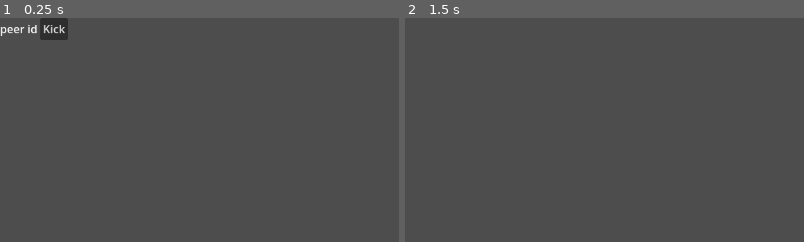
Above: before the commit, frames 1-2 (left to right).
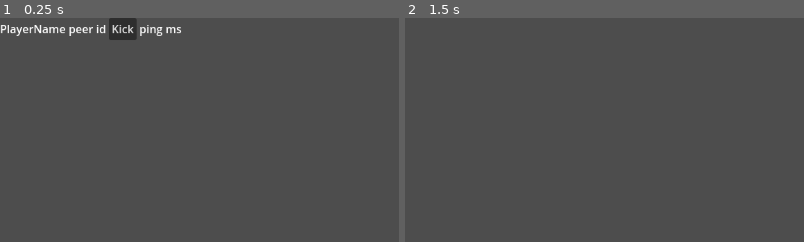
Above: after the commit, the same moments.

Repository: Travh98/SaW_Server
Game: Godot game, scene res://ui/client_controls.tscn
The game is run twice, just before and just after one commit, with the same random seed, the same clock (stepped at 60 frames per second) and the same inputs. This scene is started directly instead of the project's main scene.
Inputs:
- Up to frame 1 (0.25 s): no input
- Up to frame 2 (1.5 s): click "Kick" at 0.5 s; tap Enter at 1.25 s
The pictures show only the part of the screen within x 0-50%, y 0-50%; the shares and areas given below are measured in that part.

The runs differ from the first frame. In frame 1, 1.9% of the frame differs, in the area x 0-46%, y 0-10%; in frame 2, nothing differs.

Commit message:
syncing name and ping

Diff:
--- a/game_tree.gd
+++ b/components/game_tree.gd
@@ -3,6 +3,10 @@
 
 @onready var players: Node = $Players
 @onready var client_controls_list: Control = $PlayerList/MarginContainer/HBoxContainer/ClientControlsList
+
+func _ready():
+	Server.ping_reported.connect(on_ping_reported)
+
 
 func add_client_controls(peer_id: int):
 	var controls = preload("res://ui/client_controls.tscn").instantiate()
@@ -16,3 +20,15 @@
 	for child in client_controls_list.get_children():
 		if child.name == str(peer_id):
 			child.queue_free()
+
+
+func on_ping_reported(id: int, p: float):
+	for child in client_controls_list.get_children():
+		if child.name == str(id):
+			child.update_ping(p)
+
+
+func update_client_name(peer_id: int, new_name: String):
+	for child in client_controls_list.get_children():
+		if child.name == str(peer_id):
+			child.update_name(new_name)
--- a/game_tree.tscn
+++ b/components/game_tree.tscn
@@ -1,6 +1,6 @@
 [gd_scene load_steps=2 format=3 uid="uid://lo0cvhptefq6"]
 
-[ext_resource type="Script" path="res://game_tree.gd" id="1_62xxo"]
+[ext_resource type="Script" path="res://components/game_tree.gd" id="1_62xxo"]
 
 [node name="GameTree" type="Node"]
 script = ExtResource("1_62xxo")
@@ -37,3 +37,9 @@
 [node name="Label" type="Label" parent="PlayerList/MarginContainer/HBoxContainer/ClientControlsList"]
 layout_mode = 2
 text = "Clients"
+
+[node name="CurrentLevel" type="Node" parent="."]
+
+[node name="Level" type="Node" parent="CurrentLevel"]
+
+[node name="NPCs" type="Node" parent="CurrentLevel/Level"]
--- a/server.gd
+++ b/components/server.gd
@@ -1,6 +1,8 @@
 extends Node
 
 ## Inspired by tutorial: https://www.youtube.com/watch?v=lnFN6YabFKg&list=PLZ-54sd-DMAKU8Neo5KsVmq8KtoDkfi4s
+
+signal ping_reported(peer_id: int, ping: float)
 
 var network: ENetMultiplayerPeer = ENetMultiplayerPeer.new()
 var port: int = 25026
@@ -32,10 +34,12 @@
 	# Spawn a corresponding player node for the server to keep track
 	add_player_character(new_peer_id)
 
+	spawn_existing_entities.rpc_id(new_peer_id)
+
 
 func add_player_character(peer_id: int):
 	connected_peer_ids.append(peer_id)
-	var player_char = preload("res://player/player.tscn").instantiate()
+	var player_char = preload("res://entities/player/player.tscn").instantiate()
 	player_char.set_multiplayer_authority(peer_id)
 	game_tree.players.add_child(player_char)
 
@@ -52,6 +56,27 @@
 
 	# Update Server GUI
 	game_tree.remove_client_controls(peer_id)
+
+
+func kick_peer(peer_id: int):
+	print("Kicking user: ", str(peer_id))
+	multiplayer.multiplayer_peer.disconnect_peer(peer_id, true)
+	on_peer_disconnected(peer_id)
+
+
+func search_for_game_tree() -> bool:
+	for child in get_tree().root.get_children():
+		if child is GameTree:
+			game_tree = child
+	if game_tree == null:
+		push_warning("No game tree found")
+		return false
+	return true
+
+
+func on_client_name_changed(peer_id: int, new_name: String):
+	game_tree.update_client_name(peer_id, new_name)
+	print("Client ", peer_id, " changed name to: ", new_name)
 
 
 @rpc("call_remote")
@@ -79,18 +104,23 @@
 	pass
 
 
-func kick_peer(peer_id: int):
-	print("Kicking user: ", str(peer_id))
-	multiplayer.multiplayer_peer.disconnect_peer(peer_id, true)
-	on_peer_disconnected(peer_id)
+@rpc("any_peer")
+func report_ping_to_server(peer_id: int, ping: float):
+	ping_reported.emit(peer_id, ping)
 
 
+@rpc("any_peer")
+func peer_name_changed(peer_id: int, new_name: String):
+	on_client_name_changed(peer_id, new_name)
+	pass
 
-func search_for_game_tree() -> bool:
-	for child in get_tree().root.get_children():
-		if child is GameTree:
-			game_tree = child
-	if game_tree == null:
-		push_warning("No game tree found")
-		return false
-	return true
+
+## Tutorial for Networked NPCs: https://www.youtube.com/watch?v=87TRvg9TSMc&list=PLRe0l8OGr7rcFTsWm3xyfCOP4NpH72vB1&index=5
+@rpc("call_remote")
+func spawn_new_entity(ent_name: String, global_pos: Vector3):
+	pass
+
+
+@rpc("call_remote")
+func spawn_existing_entities(entities: Array):
+	pass
--- a/server.tscn
+++ b/components/server.tscn
@@ -1,6 +1,6 @@
 [gd_scene load_steps=2 format=3 uid="uid://b2w23p15fiyns"]
 
-[ext_resource type="Script" path="res://server.gd" id="1_rox3g"]
+[ext_resource type="Script" path="res://components/server.gd" id="1_rox3g"]
 
 [node name="Server" type="Node"]
 script = ExtResource("1_rox3g")
--- /dev/null
+++ b/entities/npcs/npc.gd
@@ -0,0 +1 @@
+extends Node
--- /dev/null
+++ b/entities/npcs/npc.tscn
@@ -0,0 +1,3 @@
+[gd_scene format=3 uid="uid://bt87sspk6i3k1"]
+
+[node name="NPC" type="Node"]
--- a/player/player.tscn
+++ b/entities/player/player.tscn
@@ -1,7 +1,7 @@
 [gd_scene load_steps=4 format=3 uid="uid://bgtdgb33a17sn"]
 
-[ext_resource type="Script" path="res://player/player.gd" id="1_f27be"]
-[ext_resource type="Script" path="res://player/player_synchronizer.gd" id="2_e65ta"]
+[ext_resource type="Script" path="res://entities/player/player.gd" id="1_aqiwe"]
+[ext_resource type="Script" path="res://entities/player/player_synchronizer.gd" id="2_qtdnw"]
 
 [sub_resource type="SceneReplicationConfig" id="SceneReplicationConfig_teny8"]
 properties/0/path = NodePath("MultiplayerSynchronizer:position")
@@ -15,8 +15,8 @@
 properties/2/replication_mode = 1
 
 [node name="Player" type="Node"]
-script = ExtResource("1_f27be")
+script = ExtResource("1_aqiwe")
 
 [node name="MultiplayerSynchronizer" type="MultiplayerSynchronizer" parent="."]
 replication_config = SubResource("SceneReplicationConfig_teny8")
-script = ExtResource("2_e65ta")
+script = ExtResource("2_qtdnw")
--- a/project.godot
+++ b/project.godot
@@ -11,13 +11,13 @@
 [application]
 
 config/name="SaW_Server"
-run/main_scene="res://game_tree.tscn"
+run/main_scene="res://components/game_tree.tscn"
 config/features=PackedStringArray("4.2", "GL Compatibility")
 config/icon="res://icon.svg"
 
 [autoload]
 
-Server="*res://server.tscn"
+Server="*res://components/server.tscn"
 
 [rendering]
 
--- a/ui/client_controls.gd
+++ b/ui/client_controls.gd
@@ -4,6 +4,8 @@
 
 @onready var peer_id_label: Label = $HBoxContainer/PeerId
 @onready var kick_button: Button = $HBoxContainer/KickButton
+@onready var ping_label: Label = $HBoxContainer/Ping
+@onready var player_name_label: Label = $HBoxContainer/PlayerName
 
 
 func _ready():
@@ -17,3 +19,11 @@
 func on_kick_player():
 	kick_peer.emit(peer_id_label.text.to_int())
 	queue_free()
+
+
+func update_ping(p: float):
+	ping_label.text = str(p) + " ms"
+
+
+func update_name(n: String):
+	player_name_label.text = n
--- a/ui/client_controls.tscn
+++ b/ui/client_controls.tscn
@@ -3,7 +3,7 @@
 [ext_resource type="Script" path="res://ui/client_controls.gd" id="1_u2sxv"]
 
 [node name="ClientControls" type="Control"]
-custom_minimum_size = Vector2(200, 32)
+custom_minimum_size = Vector2(400, 32)
 layout_mode = 3
 anchors_preset = 0
 script = ExtResource("1_u2sxv")
@@ -16,6 +16,10 @@
 grow_horizontal = 2
 grow_vertical = 2
 
+[node name="PlayerName" type="Label" parent="HBoxContainer"]
+layout_mode = 2
+text = "PlayerName"
+
 [node name="PeerId" type="Label" parent="HBoxContainer"]
 layout_mode = 2
 text = "peer id"
@@ -23,3 +27,7 @@
 [node name="KickButton" type="Button" parent="HBoxContainer"]
 layout_mode = 2
 text = "Kick"
+
+[node name="Ping" type="Label" parent="HBoxContainer"]
+layout_mode = 2
+text = "ping ms"
Renamed: player/player.gd -> entities/player/player.gd
Renamed: player/player_synchronizer.gd -> entities/player/player_synchronizer.gd
